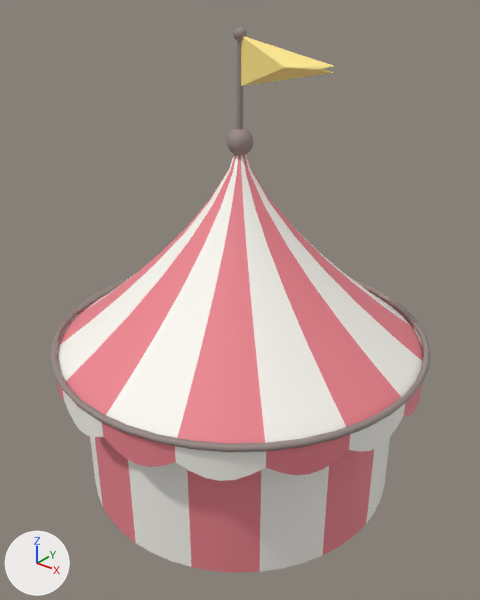
The glTF model assets/meshes/ArrowAmbushTent.glb, before and after one commit.
The view is the same before and after, from a camera (50 mm lens) standing at (7.93, -9.92, 10.36) and looking at (0.13, -0.17, 4.32). The axes (+X, +Y, +Z) are drawn at lower left. The lights are the same throughout. The older version comes first.

Names of what the first picture shows: 'Flag', 'StripeA', 'StripeB', 'Trim'.
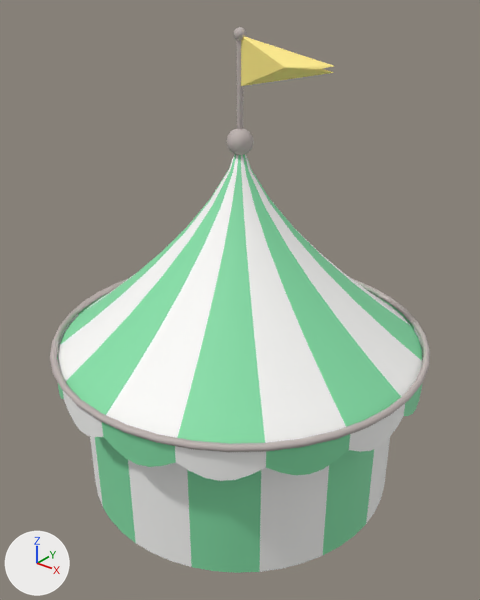
Edits to the bpy script that builds the scene:
```text
Change mat_stripea:
    mat_stripea.base_color: (0.863, 0.235, 0.275) -> (0.235, 0.745, 0.392)  # pink #ef858f -> green #85e0a8
Change mat_trim:
    mat_trim.base_color: (0.314, 0.251, 0.235) -> (0.518, 0.455, 0.439)  # grey #988985 -> light grey #bfb4b1
```

Boxes (x1, y1, x2, y2) around the edits, measured in the pictures (480 x 600 px):
'StripeA', recoloured (pink to green): (57, 155, 422, 573) in both
'Trim', recoloured: (50, 27, 430, 452) in both
